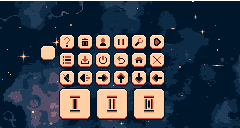
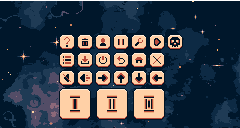
Layer changes from the first 240x128 image to the second:
painted on "Module_one" (1st of 2, in "Hover") over [40, 34, 183, 61]
painted on "Authors" (1st of 2, in "Hover") over [40, 34, 183, 61]
added layer "Skull" (1st of 2, in "Hover") in group "Hover" over [167, 34, 183, 50]
hid "Empty" (1st of 2, in "Hover") over [40, 45, 56, 61]
painted on "Copy of Space_background_2.png" over [40, 34, 183, 61]
